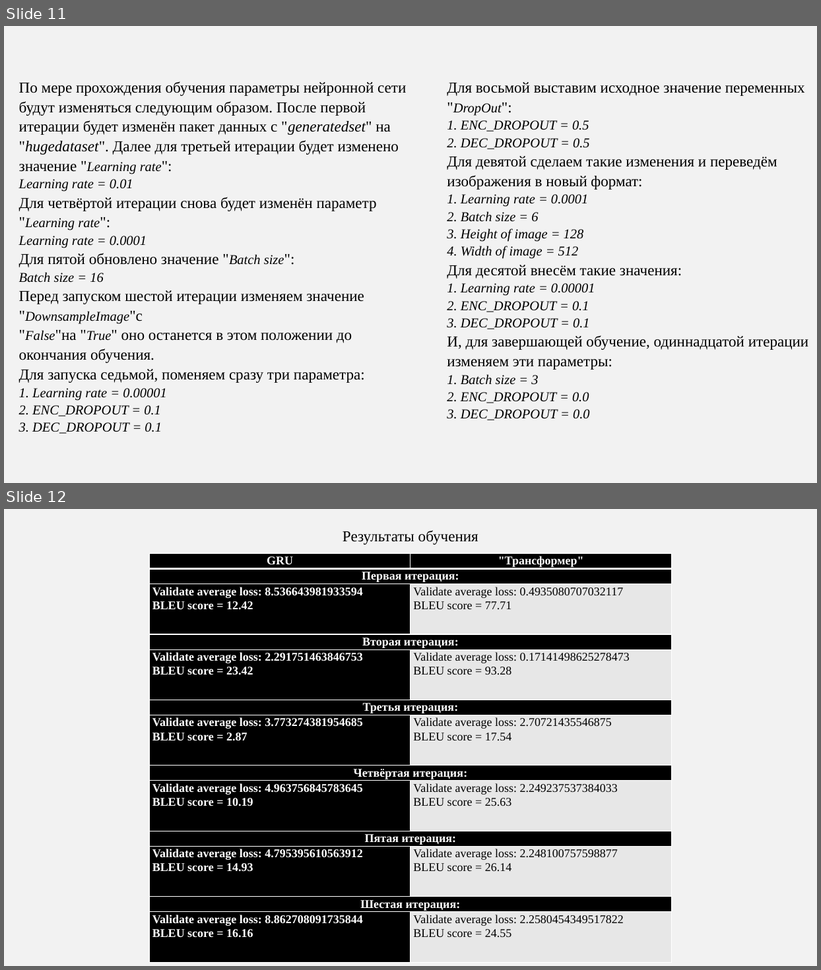
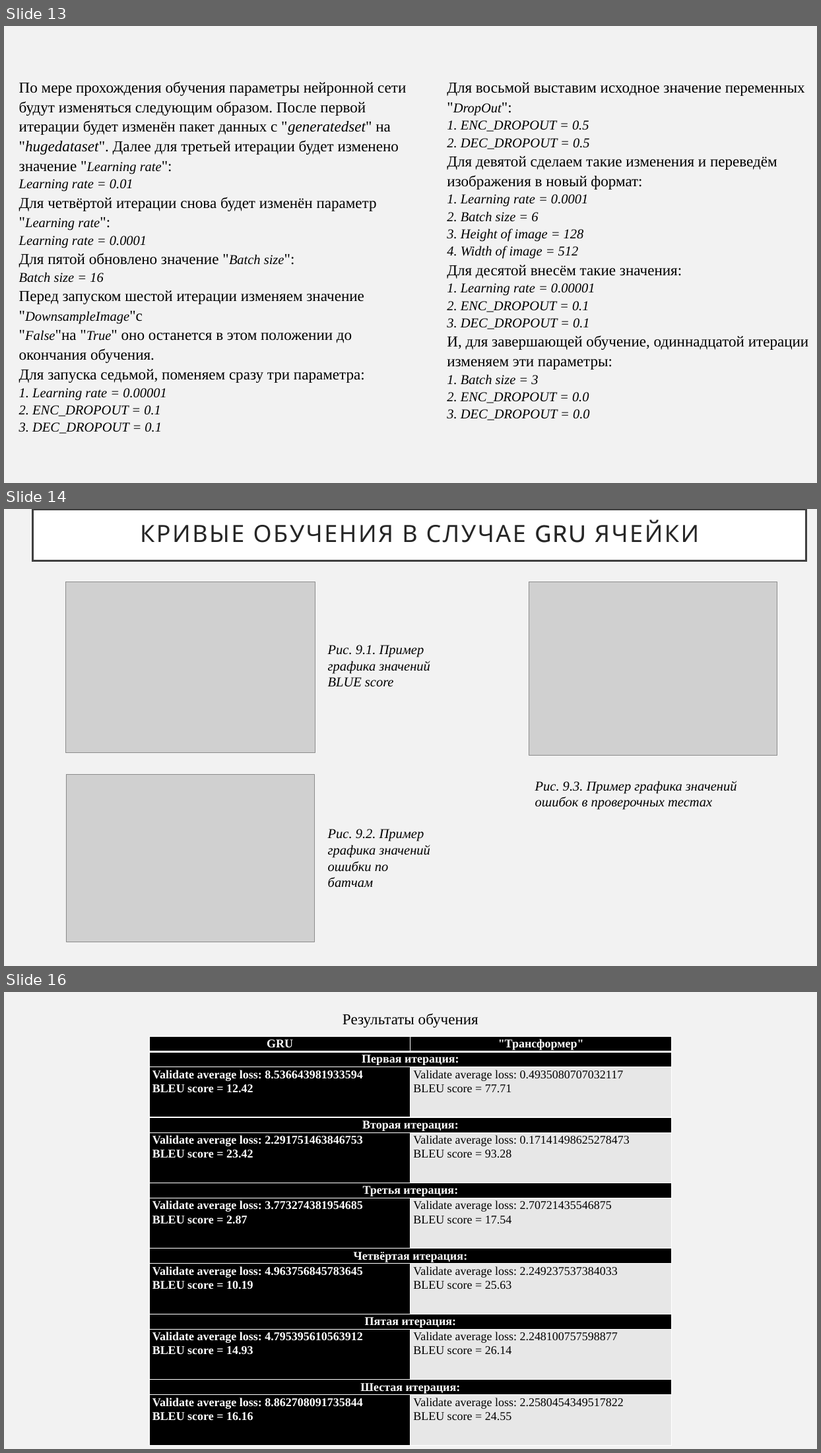
Before and after one commit to agoiga/rabota, a slide deck: Diplom.pptx. Shown one above the other, each under a label of ours: slides 11 and 12 before the commit, slides 13, 14 and 16 after it; the slides between them are not shown. The pictures are 821x970 and 821x1453 pixels, drawn with LibreOffice and Linux fonts; fonts in the diff are those of the drawing; grey boxes stand for pictures. Boxes give left, top, right and bottom in pixels: in the first picture for what was removed or moved away, otherwise in the second. Text is boxed around its words. In the diff, an @@ line names an element or a change of style, - is before the commit and + after.

```diff
--- a/Diplom.pptx
+++ b/Diplom.pptx
@@ slide 14 added at bbox=[4, 509, 817, 966], background #F2F2F2 @@
@@ title added at bbox=[32, 509, 807, 561], fill #FFFFFF, outline #404040 2.5 pt, 28 pt, text #262626 @@
+КРИВЫЕ ОБУЧЕНИЯ В СЛУЧАЕ GRU ЯЧЕЙКИ
@@ picture added at bbox=[66, 582, 315, 753] @@
@@ picture added at bbox=[529, 582, 778, 755] @@
@@ text added at bbox=[328, 645, 430, 687], 16 pt, text #000000, italic @@
+Рис. 9.1. Пример графика значений BLUE score
@@ picture added at bbox=[66, 774, 314, 942] @@
@@ text added at bbox=[535, 781, 737, 810], 16 pt, text #000000, italic @@
+Рис. 9.3. Пример графика значений ошибок в проверочных тестах
@@ text added at bbox=[328, 829, 430, 888], 16 pt, text #000000, italic @@
+Рис. 9.2. Пример графика значений ошибки по батчам
@@ what was slide 11 is now slide 13 @@
@@ what was slide 12 is now slide 16 @@
```
Also in this commit, not shown: 4 slides changed, 4 other slides added, 1 slide removed.
